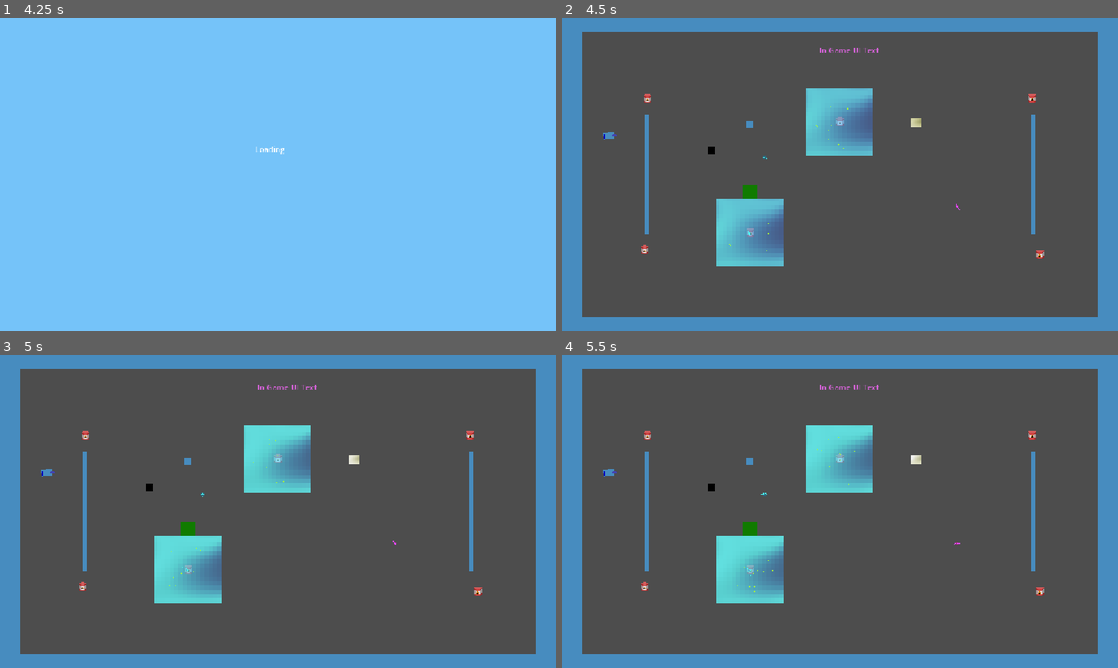
Above: before the commit, frames 1-4 (two rows, left to right).
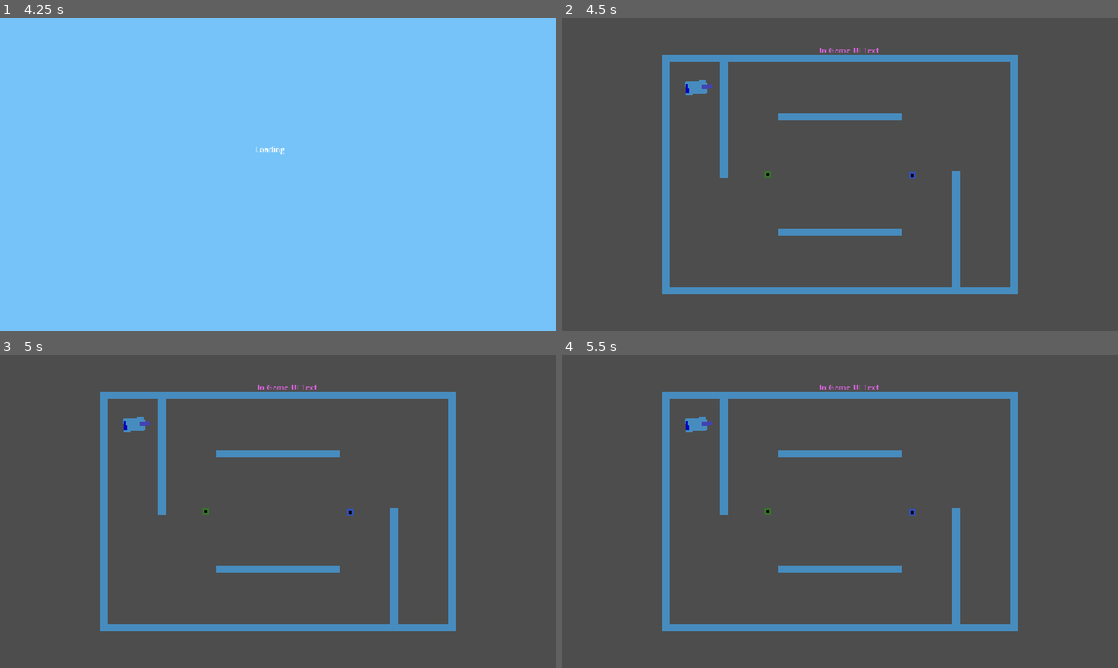
Above: after the commit, the same moments.

Repository: JoeyGiordano/TankTrouble2
Game: Godot game, scene res://game_container/game_container.tscn
The game is run twice, just before and just after one commit, with the same random seed, the same clock (stepped at 60 frames per second) and the same inputs. The engine's default icon, where the game draws it, is replaced by a stand-in: a white triangle on a blue panel in a dark square.
Inputs:
- Up to frame 1 (4.25 s): click "[CutSceneOver]" at 0.5 s; click "Play" at 1.25 s; click "Play!" at 2 s; tap Enter at 2.75 s; hold W (player1_up) 2.78-3.53 s; hold . (player0_shoot) 2.78-3.53 s; tap Space at 3.5 s; hold Down (ui_down) from 3.53 s (still down); tap Q (player1_shoot) at 3.6 s
- Up to frame 2 (4.5 s): tap Enter at 4.25 s; release Down (ui_down) at 4.28 s; hold W (player1_up) from 4.28 s (still down); tap K (player2_right) at 4.35 s
- Up to frame 3 (5 s): keep holding W (player1_up)
- Up to frame 4 (5.5 s): keep holding W (player1_up); tap Space at 5 s; tap Shift at 5.1 s

Frame 1 is identical in both runs. In frame 2, 29% of the frame differs, in the area x 0-100%, y 0-100%; in frame 3, 29%; in frame 4, 29%.

Commit message:
Some landmine tweaks
bullet spray
and other things

Diff:
--- a/autoloads/AudioManager.gd
+++ b/autoloads/AudioManager.gd
@@ -23,6 +23,7 @@
 
 
 func play(sound_path):
+	if queue.size() > 30 : return
 	queue.append(sound_path)
 
 
--- a/autoloads/LevelLoader.gd
+++ b/autoloads/LevelLoader.gd
@@ -23,8 +23,15 @@
 	Utility.replace_scene_in_holder(Global.LevelHolder, new_level)
 
 func _determine_next_level() -> String :
-
-	return "test_level_active_map"
+	return "test_level_3"
+	var r = randf() * 100
+	if r < 10 :
+		return "custom_level_1"
+	elif r < 20 :
+		return "custom_level_2"
+	elif r < 30 :
+		return "test_level_3"
+	return "test_level_gen_level"
 
 func destroy_all_entities() :
 	var x = Global.Entities.get_children()
--- a/autoloads/Reference/Reference.gd
+++ b/autoloads/Reference/Reference.gd
@@ -82,7 +82,7 @@
 @export var tank_death_sfx : String = "res://sound/tank_explode.mp3"
 @export var item_spawn_sfx : String = "res://sound/item_spawn.mp3"
 @export var item_pickup_sfx : String = "res://sound/item_pickup.mp3"
-@export var box_explode_sfx : String = "res://sound/item_pickup.mp3"
+@export var box_explode_sfx : String = "res://sound/exploding_box.mp3"
 @export var box_destroy_sfx : String = "res://sound/destructible_box.mp3"
 @export var box_hit_sfx : String = "res://sound/crate_hit.mp3"
 @export var indestructible_box_hit_sfx : String = "res://sound/indestructible_box_hit.mp3"
--- a/game/bullets/land_mine/land_mine.gd
+++ b/game/bullets/land_mine/land_mine.gd
@@ -8,11 +8,11 @@
 var source_tank_invincible : bool = true #this will get turned off 0.1 seconds after the bullet is shot, prevents tanks from accidentally shooting themselves unless they are going way faster than their own bullets
 # control how long player is invincible after planting land mine
 # if player who planted mine cannot trigger, then this is unessesary
-var delay_when_plant : float = 1
+var delay_when_plant : float = 0.5
 # control how long the mine takes to explode after being triggered
 # if it is immediate, then this is unnessesary
 var delay_when_trig : float = 0
-var dissolve_delay : float = 0.05
+var dissolve_delay : float = 0.7
 
 #region - variables for the spawned shards
 var num_shards : int = 8
@@ -59,9 +59,10 @@
 		#wait for tank to despawn so that bullet shards dont hit player
 
 func dissolve_sprite() -> void:
+	await get_tree().create_timer(dissolve_delay).timeout
 	while (sprite.modulate.a > 0):
-		await get_tree().create_timer(dissolve_delay).timeout
-		sprite.modulate.a -= 0.05
+		await get_tree().create_timer(0.05).timeout
+		sprite.modulate.a -= 0.08
 
 func spawn_shards() -> void: #Array[BasicBullet]:
 	if num_shards <= 0: return #numshards must be >0
@@ -71,9 +72,9 @@
 
 	for i in range(num_shards):
 		#add randomness to spread to keep visually interesting
-		var angle := i * step
+		var angle := i * step*(0.8+randf()*0.4)
 		var dir_vect := Vector2(cos(angle), sin(angle))
-		var bb : BasicBullet = BasicBullet.instantiate(global_position, shard_speed, dir_vect, shard_lifetime)
+		var bb : BasicBullet = BasicBullet.instantiate(global_position, shard_speed*(0.8+randf()*0.4), dir_vect, shard_lifetime*(0.8+randf()*0.4))
 		bb.source_tank_id = source_tank_id   # preserve ownership
 		shards.append(bb)	#add to shards array referece
 
--- a/game/bullets/land_mine/land_mine.tscn
+++ b/game/bullets/land_mine/land_mine.tscn
@@ -1,7 +1,8 @@
-[gd_scene load_steps=5 format=3 uid="uid://dwe3cijftd4x5"]
+[gd_scene load_steps=6 format=3 uid="uid://dwe3cijftd4x5"]
 
-[ext_resource type="Texture2D" uid="uid://dxe5rsvu84bgc" path="res://icon.svg" id="1_epf1g"]
 [ext_resource type="Script" uid="uid://dbp1bgtqaybb8" path="res://game/bullets/land_mine/land_mine.gd" id="1_wphjs"]
+[ext_resource type="Texture2D" uid="uid://bef5nyqm0vb7t" path="res://sprites/mine_sheet.png" id="2_wphjs"]
+[ext_resource type="Script" uid="uid://dxpj1ci4mhbb0" path="res://game/bullets/land_mine/land_mine_sprite.gd" id="3_g85dr"]
 
 [sub_resource type="RectangleShape2D" id="RectangleShape2D_epf1g"]
 size = Vector2(10.5, 10.5)
@@ -15,9 +16,12 @@
 script = ExtResource("1_wphjs")
 
 [node name="LandMineSprite" type="Sprite2D" parent="."]
+z_index = -1
 position = Vector2(2.3841858e-07, 2.3841858e-07)
-scale = Vector2(0.08789064, 0.08789064)
-texture = ExtResource("1_epf1g")
+scale = Vector2(0.9, 0.9)
+texture = ExtResource("2_wphjs")
+hframes = 2
+script = ExtResource("3_g85dr")
 
 [node name="CollisionShape2D" type="CollisionShape2D" parent="."]
 shape = SubResource("RectangleShape2D_epf1g")
--- /dev/null
+++ b/game/bullets/land_mine/land_mine_sprite.gd
@@ -0,0 +1,9 @@
+extends Sprite2D
+
+var i : int = 0
+
+func _process(delta: float) -> void:
+	i+=1
+	if i == 24 :
+		frame = !frame
+		i=0
--- a/game/bullets/multi_bullet/multi_bullet.gd
+++ b/game/bullets/multi_bullet/multi_bullet.gd
@@ -83,7 +83,7 @@
 		#add randomness to spread to keep visually interesting
 		var a := start + i * step * RandomNumberGenerator.new().randf_range(0.8,1.2)
 		var v := Vector2.RIGHT.rotated(a)  # unit direction at angle a
-		var bb : BasicBullet = BasicBullet.instantiate(global_position, shard_speed, v, shard_lifetime)
+		var bb : BasicBullet = BasicBullet.instantiate(global_position, shard_speed*(0.8+randf()*0.4), v, shard_lifetime*(0.8+randf()*0.4))
 		bb.source_tank_id = source_tank_id   # preserve ownership
 		shards.append(bb)	#add to shards array referece
 
--- a/game/map_elements/explosive_barrel.gd
+++ b/game/map_elements/explosive_barrel.gd
@@ -7,16 +7,19 @@
 #health of the box
 @export var health : int
 var bullets : Array[BasicBullet] = []
+var shard_speed : float= 125.0
+var shard_lifetime : float = 7.0
+var num_shards : int = 8
 
 
 
 func explode() :
 
 	#instantiate 8 bullets
-	for n in range(8):
+	for n in range(num_shards):
 		var angle = deg_to_rad(n*45)#get the 45 degree angle in radians
 		var direction = Vector2.RIGHT.rotated(angle)#get the vector for the bullet
-		var b = BasicBullet.instantiate(global_position, 125.0, direction, 7.0)
+		var b = BasicBullet.instantiate(global_position, shard_speed*(0.8+randf()*0.4), direction, shard_lifetime*(0.8+randf()*0.4))
 		bullets.append(b)
 
 	var anim : AnimatedSprite2D = Ref.explosion_anim.instantiate()
--- a/levels/test_level_3.tscn
+++ b/levels/test_level_3.tscn
@@ -18,7 +18,7 @@
 [node name="LoadoutUpgrade2" parent="." instance=ExtResource("1_gkona")]
 position = Vector2(75, 1)
 color = Color(0.7019608, 0.5647059, 0.9372549, 1)
-loadout_name = "multi_loadout"
+loadout_name = "landmine_loadout"
 
 [node name="Camera2D" type="Camera2D" parent="."]
 zoom = Vector2(2, 2)
--- a/tank/loadouts/landmine/landmine_tankloadout.tscn
+++ b/tank/loadouts/landmine/landmine_tankloadout.tscn
@@ -32,7 +32,7 @@
 region_rect = Rect2(63, 68, 1, 1)
 
 [node name="Guntip" type="Node2D" parent="."]
-position = Vector2(-10, 0)
+position = Vector2(-19, 0)
 
 [node name="Hitbox" type="Area2D" parent="." groups=["tank_hitbox"]]
 position = Vector2(1, 0)
Not shown, added: game/bullets/land_mine/land_mine_sprite.gd.uid
Not shown, changed: sound/basic_shoot.mp3.import
Binary file added: sprites/mine_sheet.png
Not shown, added: sprites/mine_sheet.png.import
Not shown, changed: .DS_Store
Not shown, changed: sound/basic_shoot.mp3
